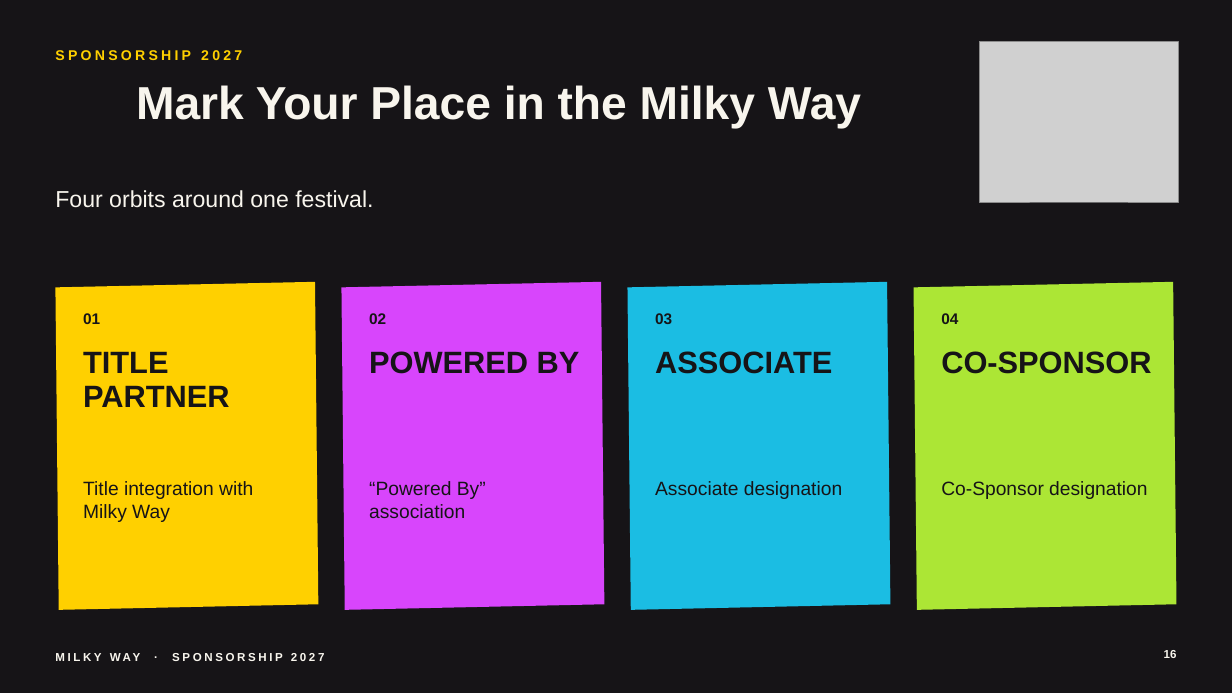
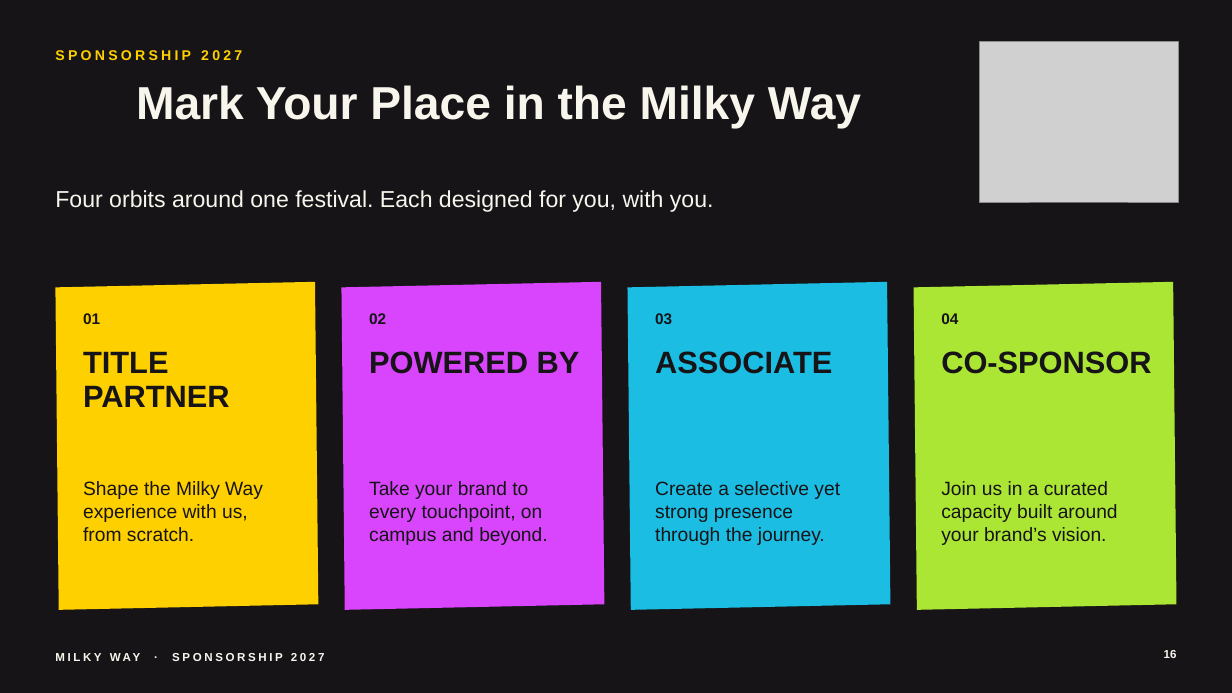
Before and after one commit to adityamittal2103/milkywayspons, a slide deck: slide 16 of deck/Milky-Way-Sponsorship-2027.pptx. Drawn at 1232x693 pixels with LibreOffice and Linux fonts; fonts in the diff are those of the drawing; grey boxes stand for pictures. Boxes give left, top, right and bottom in pixels: in the first picture for what was removed or moved away, otherwise in the second. Text is boxed around its words. In the diff, an @@ line names an element or a change of style, - is before the commit and + after.

```diff
--- a/deck/Milky-Way-Sponsorship-2027.pptx
+++ b/deck/Milky-Way-Sponsorship-2027.pptx
@@ text at bbox=[55, 190, 714, 212]: text changed @@
-Four orbits around one festival.
+Four orbits around one festival. Each designed for you, with you.
@@ text at bbox=[83, 481, 263, 541]: text changed @@
-Title integration with Milky Way
+Shape the Milky Way experience with us, from scratch.
@@ text at bbox=[369, 481, 547, 545]: text changed @@
-“Powered By” association
+Take your brand to every touchpoint, on campus and beyond.
@@ text at bbox=[655, 481, 840, 545]: text changed @@
-Associate designation
+Create a selective yet strong presence through the journey.
@@ text at bbox=[941, 481, 1118, 545]: text changed @@
-Co-Sponsor designation
+Join us in a curated capacity built around your brand’s vision.
```
Also in this commit, not shown: 14 other slides changed, 16 other files.
